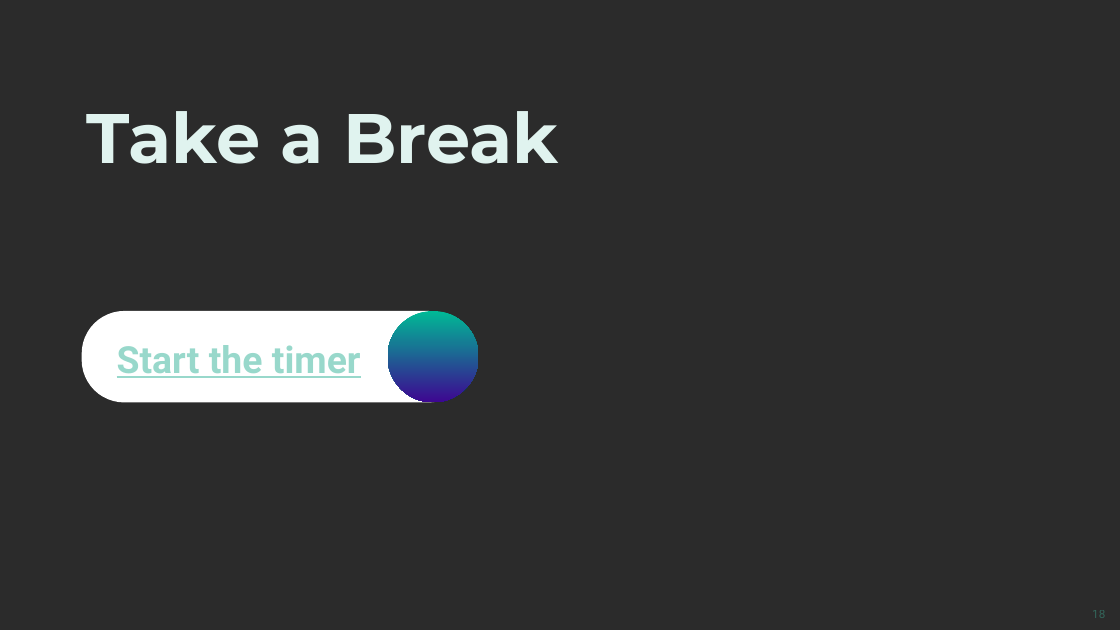
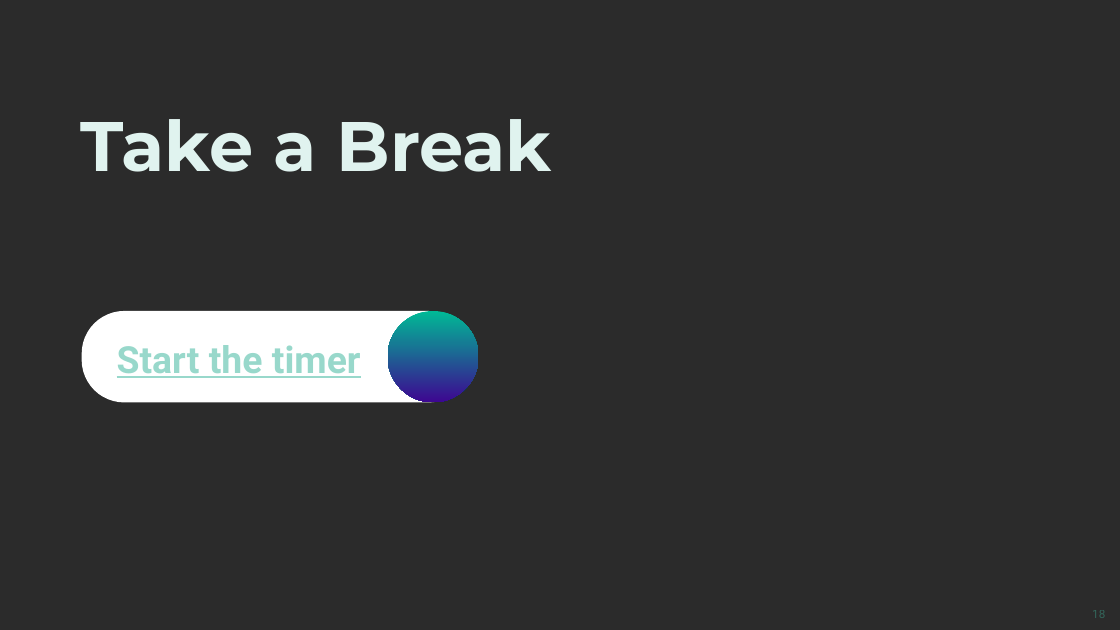
Before and after one commit to SoftUni/SoftUni-Course-Converter, a slide deck: slide 18 of Document-Templates/SoftUni-AI-PowerPoint-Template-EN-Oct-2024.pptx. Drawn at 1120x630 pixels with LibreOffice and Linux fonts; fonts in the diff are those of the drawing; background and template pictures are left out; a plain dark background stands for a picture behind light text. Boxes give left, top, right and bottom in pixels: in the first picture for what was removed or moved away, otherwise in the second. Text is boxed around its words. In the diff, an @@ line names an element or a change of style, - is before the commit and + after.

```diff
--- a/Document-Templates/SoftUni-AI-PowerPoint-Template-EN-Oct-2024.pptx
+++ b/Document-Templates/SoftUni-AI-PowerPoint-Template-EN-Oct-2024.pptx
@@ title "Take a Break": place and size @@
-title "Take a Break" at <box>87,111,559,164</box>
+title "Take a Break" at <box>80,119,553,172</box>
```
Also in this commit, not shown: 7 other slides changed, 2 slides added.
